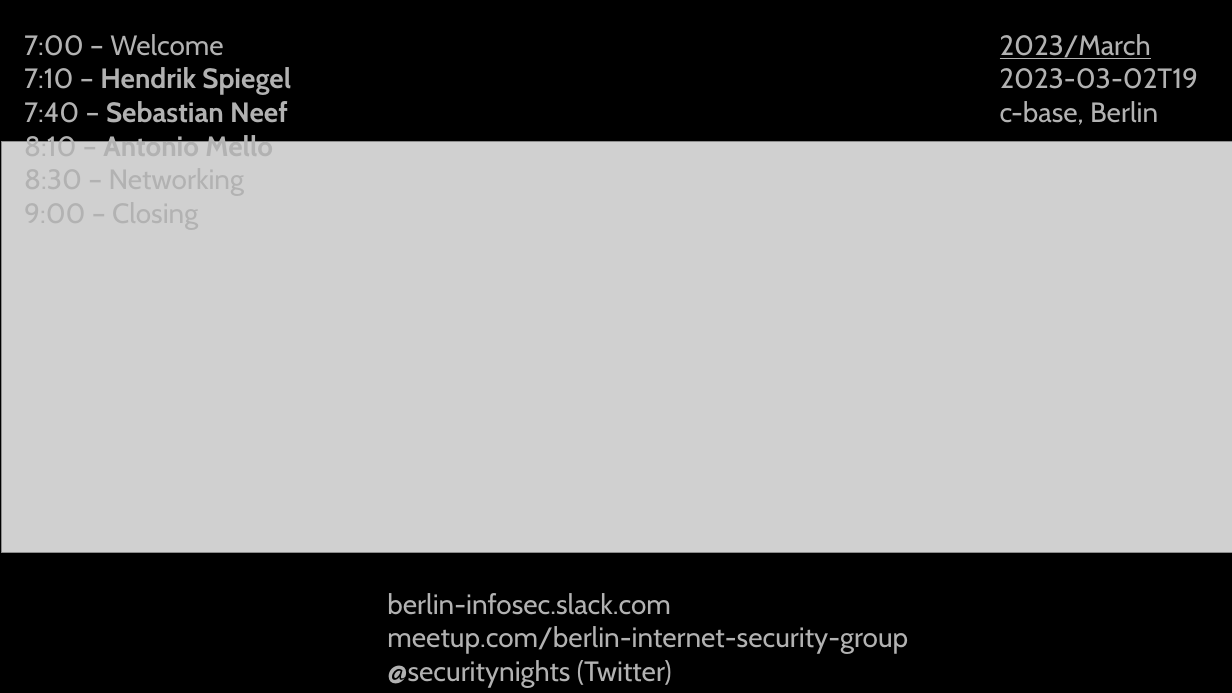
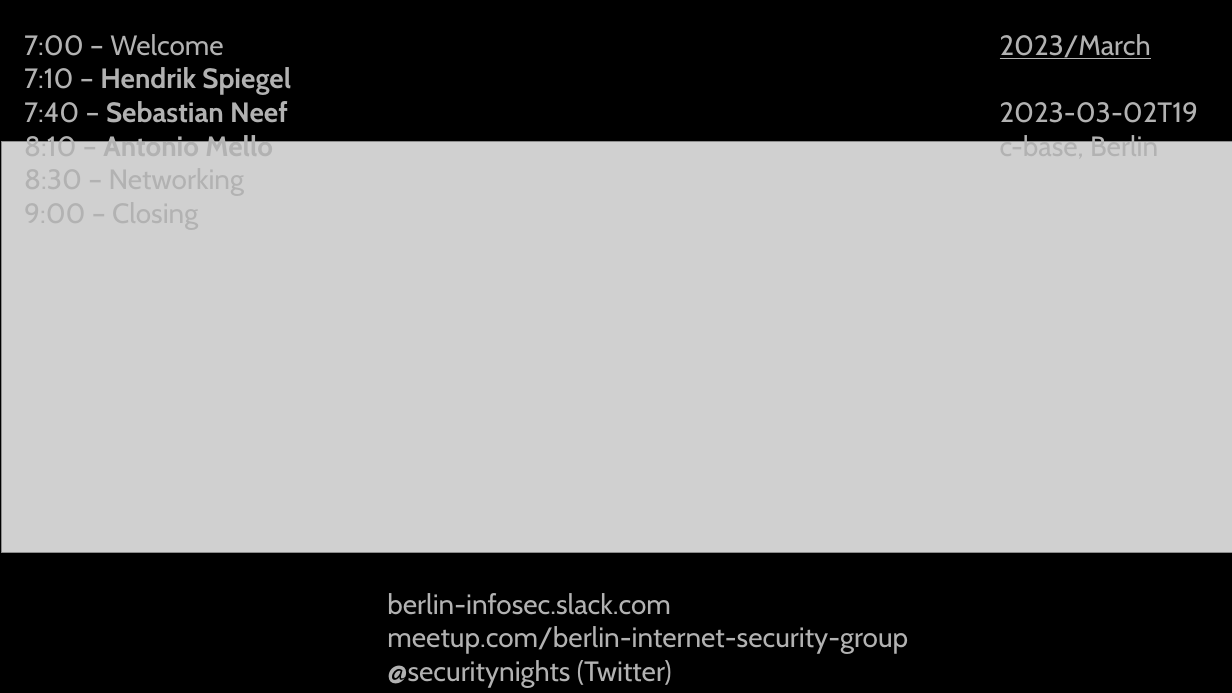
Before and after one commit to Security-Nights/orga, a slide deck: slide 1 of 2023/March/presentation.odp. Drawn at 1232x693 pixels with LibreOffice and Linux fonts; fonts in the diff are those of the drawing; grey boxes stand for pictures. Boxes give left, top, right and bottom in pixels: in the first picture for what was removed or moved away, otherwise in the second. Text is boxed around its words. In the diff, an @@ line names an element or a change of style, - is before the commit and + after.

```diff
--- a/2023/March/presentation.odp
+++ b/2023/March/presentation.odp
@@ text "2023/March" rewrapped from (x1=1000, y1=34, x2=1199, y2=125) to (x1=1000, y1=34, x2=1199, y2=142) @@
```
Also in this commit, not shown: 4 other slides changed, 1 other file.
